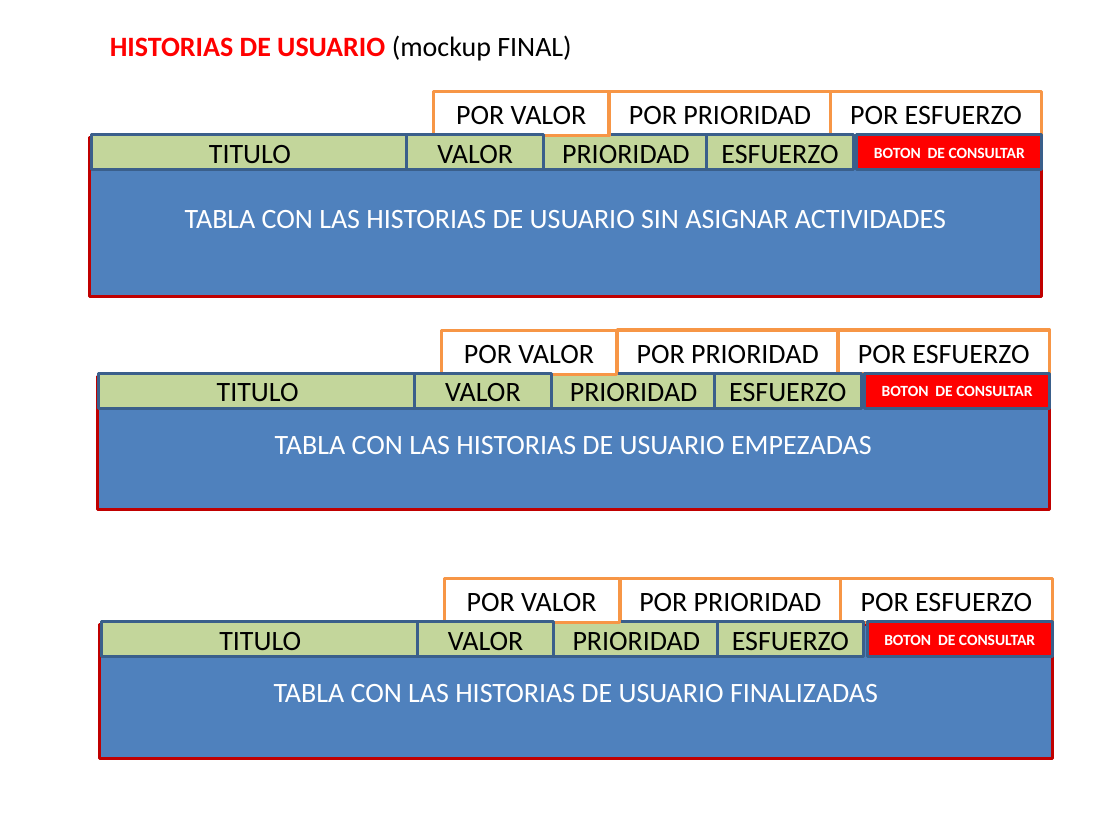
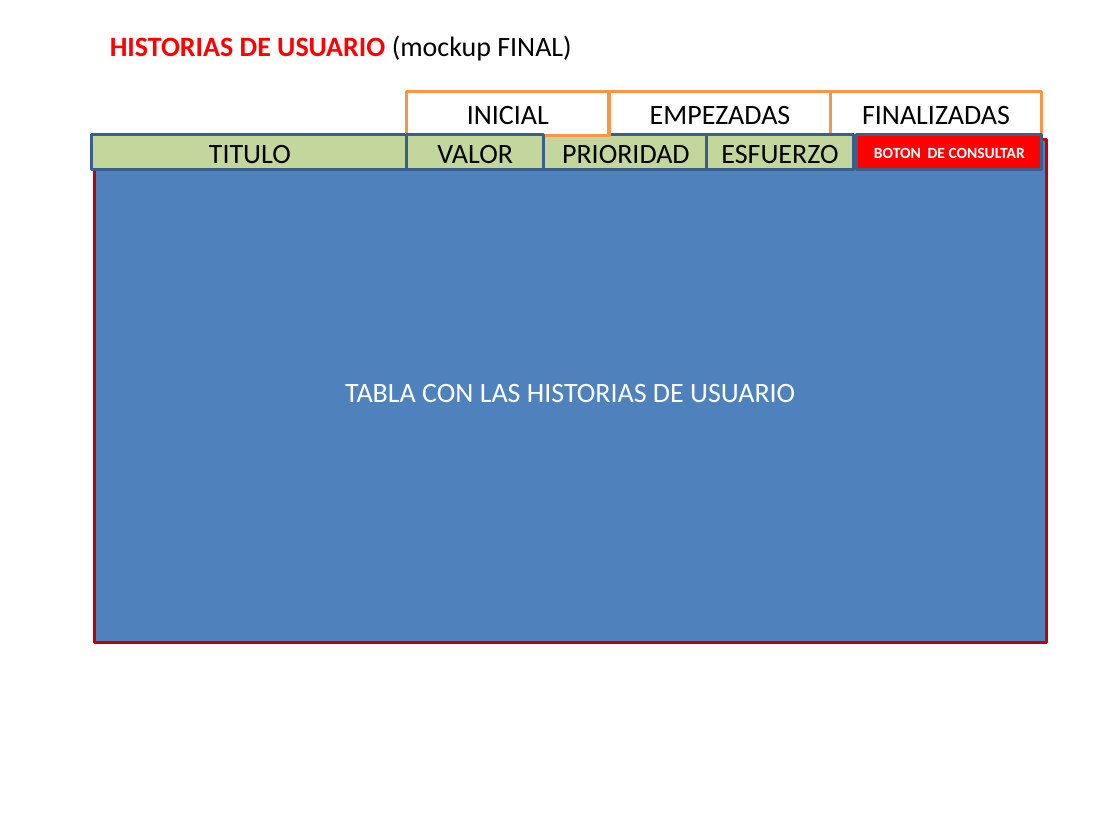
Before and after one commit to camposer/curso_xp_20150921, a slide deck: slide 3 of misc/historias_usuario/GRUPO 2/2-5-Listar Historias de Usuario en backlog.pptx. Drawn at 1120x840 pixels with LibreOffice and Linux fonts; fonts in the diff are those of the drawing. Boxes give left, top, right and bottom in pixels: in the first picture for what was removed or moved away, otherwise in the second. Text is boxed around its words. In the diff, an @@ line names an element or a change of style, - is before the commit and + after.

Commit message:
Actualizadas historias de usuario

```diff
--- a/misc/historias_usuario/GRUPO 2/2-5-Listar Historias de Usuario en backlog.pptx
+++ b/misc/historias_usuario/GRUPO 2/2-5-Listar Historias de Usuario en backlog.pptx
@@ rectangle "INICIAL": place and size @@
-rectangle "INICIAL" at (433, 92, 609, 136)
+rectangle "INICIAL" at (407, 92, 608, 136)
@@ text in rectangle at (467, 106, 549, 125): text changed @@
-POR VALOR
+INICIAL
@@ text in rectangle at (650, 106, 791, 125): text changed @@
-POR PRIORIDAD
+EMPEZADAS
@@ text in rectangle at (862, 106, 1010, 124): text changed @@
-POR ESFUERZO
+FINALIZADAS
@@ rectangle "TABLA CON LAS HISTORIAS DE ...": place and size @@
-rectangle "TABLA CON LAS HISTORIAS DE ..." at (90, 138, 1042, 297)
+rectangle "TABLA CON LAS HISTORIAS DE ..." at (94, 140, 1046, 643)
@@ rectangle removed at (441, 330, 617, 374) @@
-POR VALOR
@@ rectangle removed at (617, 330, 838, 374) @@
-POR PRIORIDAD
@@ rectangle removed at (838, 330, 1049, 374) @@
-POR ESFUERZO
@@ rectangle removed at (97, 376, 1049, 510) @@
-TABLA CON LAS HISTORIAS DE USUARIO EMPEZADAS
@@ rectangle removed at (99, 373, 416, 408) @@
-TITULO
@@ text in rectangle at (345, 384, 795, 402): text changed @@
-TABLA CON LAS HISTORIAS DE USUARIO SIN ASIGNAR ACTIVIDADES
+TABLA CON LAS HISTORIAS DE USUARIO
@@ rectangle removed at (414, 373, 551, 408) @@
-VALOR
@@ rectangle removed at (551, 373, 716, 408) @@
-PRIORIDAD
@@ rectangle removed at (715, 373, 861, 408) @@
-ESFUERZO
@@ rectangle removed at (865, 373, 1049, 408) @@
-BOTON DE CONSULTAR
@@ rectangle removed at (445, 579, 620, 623) @@
-POR VALOR
@@ rectangle removed at (620, 579, 841, 623) @@
-POR PRIORIDAD
@@ rectangle removed at (841, 579, 1053, 623) @@
-POR ESFUERZO
@@ rectangle removed at (100, 625, 1052, 758) @@
-TABLA CON LAS HISTORIAS DE USUARIO FINALIZADAS
@@ rectangle removed at (102, 622, 419, 656) @@
-TITULO
@@ rectangle removed at (418, 622, 554, 656) @@
-VALOR
@@ rectangle removed at (554, 622, 719, 656) @@
-PRIORIDAD
@@ rectangle removed at (717, 622, 864, 656) @@
-ESFUERZO
@@ rectangle removed at (867, 622, 1052, 656) @@
-BOTON DE CONSULTAR
```
Also in this commit, not shown: 2 slides removed, 20 other files.
